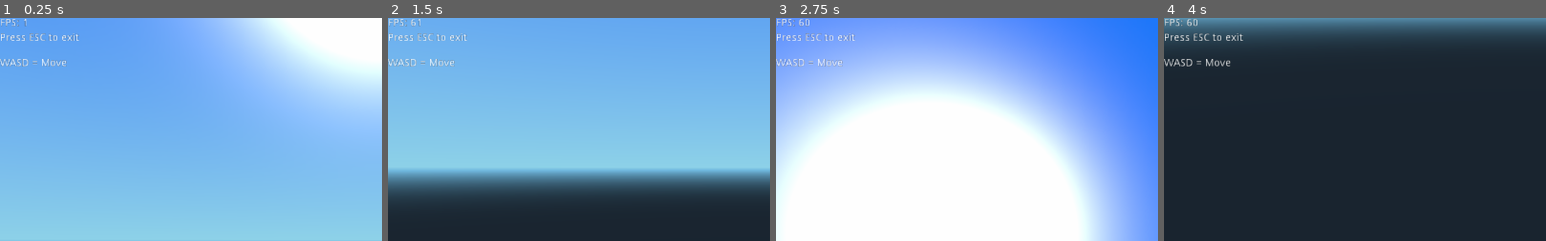
Above: before the commit, frames 1-4 (left to right).
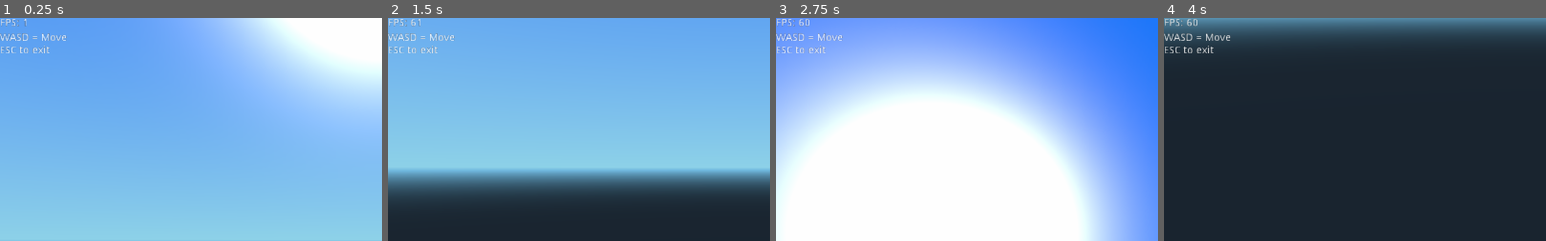
Above: after the commit, the same moments.

Repository: tavurth/godot-simple-fps-camera
Game: Godot game, scene res://World.tscn
Two runs of this game, one before a commit and one after it. Both use one fixed random seed, a clock stepped at 60 frames per second and the inputs below.
Inputs (mouse positions are % of the whole screen's width and height, from its top left):
- Up to frame 1 (0.25 s): no input
- Up to frame 2 (1.5 s): tap Enter at 0.5 s; move the mouse to (72, 45) at 0.52 s; hold Right (ui_right) 0.53-1.28 s; tap Space at 1.25 s; move the mouse to (30, 55) at 1.27 s; hold Down (ui_down) from 1.28 s (still down)
- Up to frame 3 (2.75 s): move the mouse to (60, 28) at 2.02 s; release Down (ui_down) at 2.03 s; hold Right (ui_right) from 2.03 s (still down)
- Up to frame 4 (4 s): tap Enter at 2.75 s; move the mouse to (45, 70) at 2.77 s; release Right (ui_right) at 2.78 s; hold Up (ui_up) 2.78-3.53 s; tap Space at 3.5 s; move the mouse to (80, 65) at 3.52 s; hold Left (ui_left) from 3.53 s (still down)
The pictures show only the part of the screen within x 0-50%, y 0-50%; the shares and areas given below are measured in that part.

The runs differ from the first frame. In frame 1, 0.8% of the frame differs, in the area x 0-21%, y 6-22%; in frame 2, 0.8%; in frame 3, 0.8%; in frame 4, 0.8%.

Commit message:
Add Example video

Diff:
--- a/World.tscn
+++ b/World.tscn
@@ -22,10 +22,12 @@
 margin_top = 20.0
 margin_right = 106.0
 margin_bottom = 38.0
-text = "Press ESC to exit
-
-WASD = Move"
+text = "WASD = Move
+ESC to exit"
 script = ExtResource( 2 )
+__meta__ = {
+"_edit_use_anchors_": false
+}
 
 [node name="MeshInstance" type="MeshInstance" parent="."]
 transform = Transform( 0.3, 0, 0, 0, 0.3, 0, 0, 0, 0.3, 0, 0, -3.36017 )
Binary file added: movement.gif
Not shown, changed: README.org
